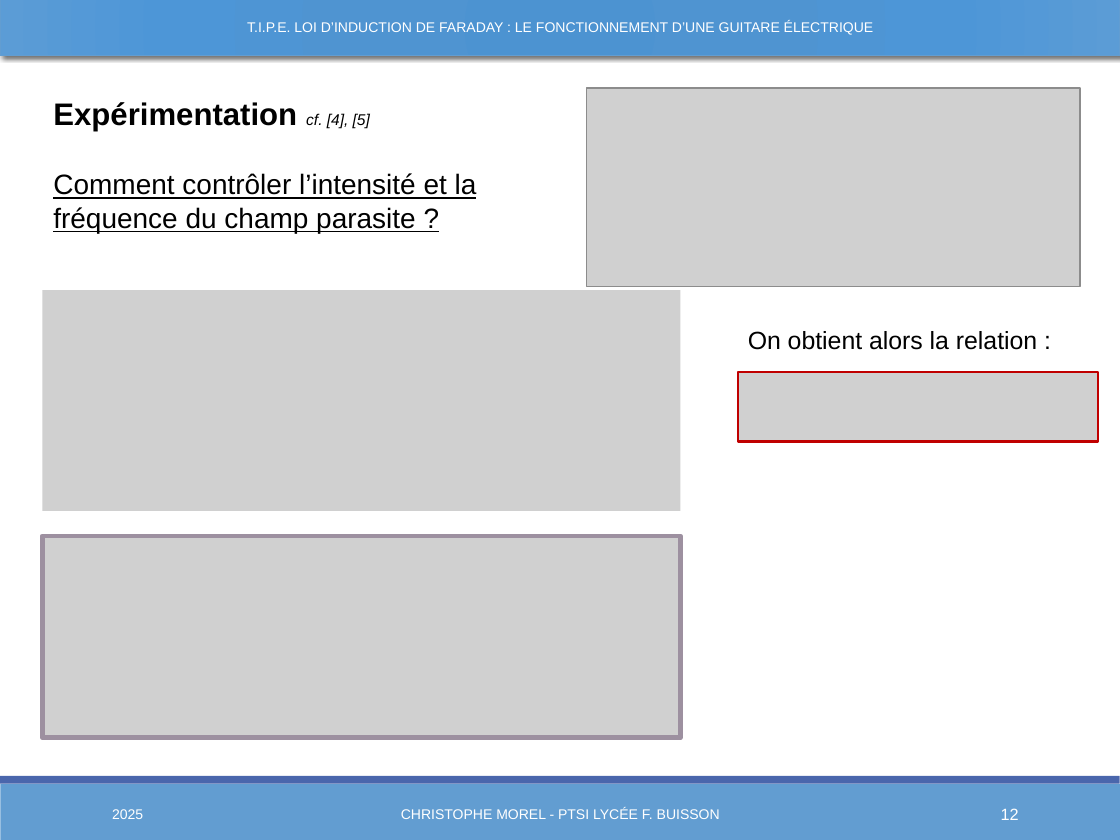
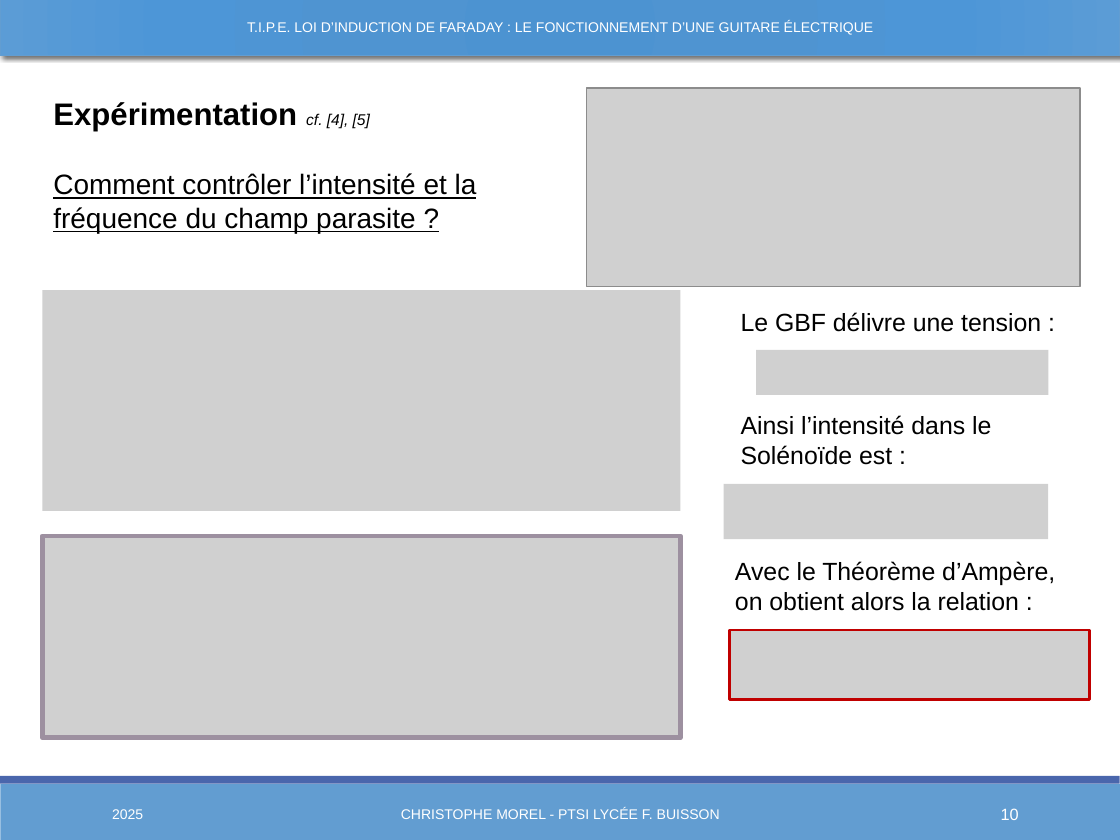
Before and after one commit to Chrismorel7/TIPE---Micro_guitare_elec, a slide deck: slide 10 of Views/Presentation3.pptx (slide 12 before the commit). Drawn at 1120x840 pixels with LibreOffice and Linux fonts; fonts in the diff are those of the drawing; grey boxes stand for pictures. Boxes give left, top, right and bottom in pixels: in the first picture for what was removed or moved away, otherwise in the second. Text is boxed around its words. In the diff, an @@ line names an element or a change of style, - is before the commit and + after.

```diff
--- a/Views/Presentation3.pptx
+++ b/Views/Presentation3.pptx
@@ text added at [741,312,1041,332], 16 pt, text #000000 @@
+Le GBF délivre une tension :
@@ picture added at [756,349,1048,394] @@
@@ picture removed at [738,372,1098,441] @@
@@ text added at [741,415,991,465], 16 pt, text #000000 @@
+Ainsi l’intensité dans le Solénoïde est :
@@ picture added at [724,484,1048,539] @@
@@ text at [735,561,1055,611]: text changed @@
-On obtient alors la relation :
+Avec le Théorème d’Ampère, on obtient alors la relation :
@@ picture added at [729,631,1089,700] @@
@@ page number at [1001,808,1019,820]: text changed @@
-12
+10
```
Also in this commit, not shown: 4 other slides changed, 1 slide removed, 3 other files.
